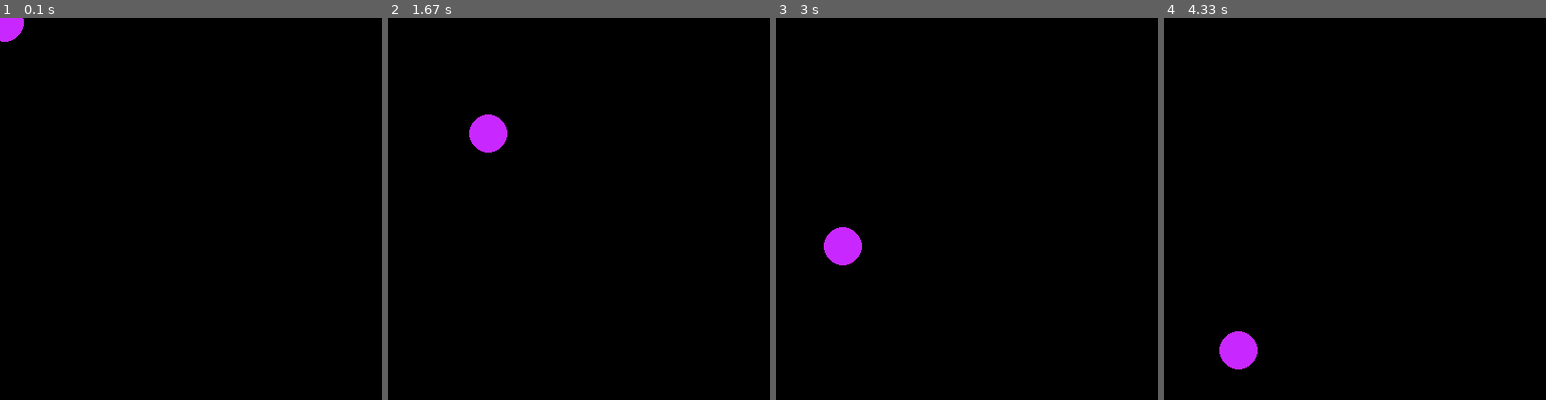
Above: before the commit, frames 1-4 (left to right).
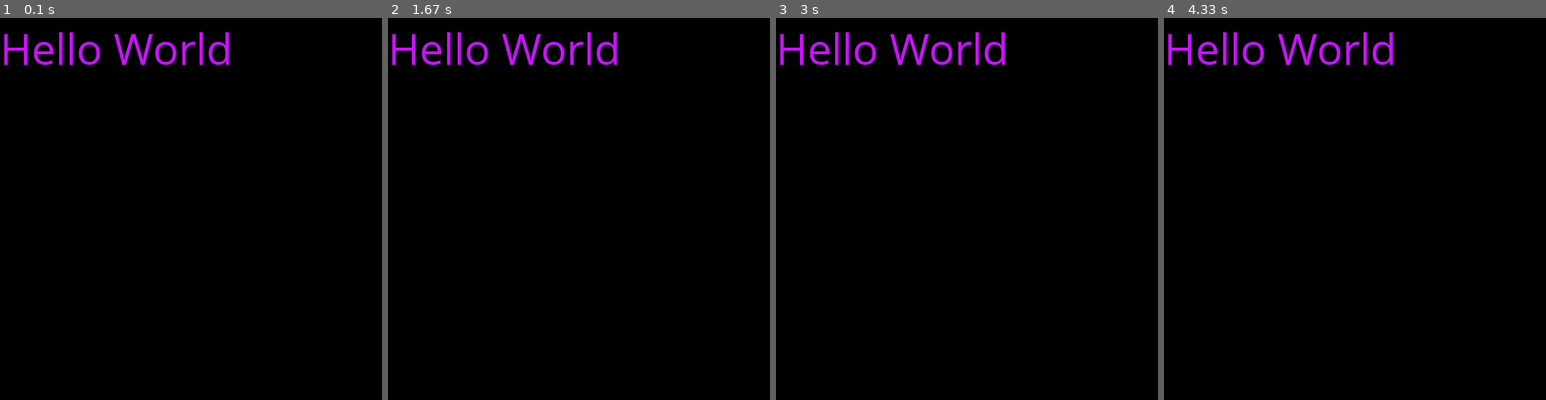
Above: after the commit, the same moments.

Repository: jgerstein/FinalProjectResources
Game: pygame game, started from examples/introductory/pygame-hello-world.py
Same seed, same stepped clock (60 frames per second), same inputs: the game is played once before the commit and once after it.
Inputs (mouse positions are in pixels of both pictures, inside the frame that each line leads up to):
- Up to frame 1 (0.1 s): no input
- Up to frame 2 (1.67 s): click (579, 209) at 0.38 s; click (617, 293) at 0.72 s; click (716, 342) at 1.05 s; click (487, 132) at 1.38 s
- Up to frame 3 (3 s): click (967, 254) at 1.72 s; click (913, 128) at 2.05 s; click (1100, 308) at 2.38 s; click (844, 247) at 2.72 s
- Up to frame 4 (4.33 s): click (1244, 132) at 3.05 s; click (1263, 277) at 3.38 s; click (1492, 296) at 3.72 s; click (1240, 350) at 4.05 s

The runs differ from the first frame. In frame 1, 2.0% of the frame differs, in the area x 0-60%, y 0-13%; in frame 2, 2.4%, in the area x 1-60%, y 3-36%; in frame 3, 2.4%; in frame 4, 2.4%.

Commit message:
finished hello world examples

Diff:
--- a/examples/pygame-hello-world.py
+++ b/examples/introductory/pygame-hello-world.py
@@ -2,6 +2,10 @@
 pygame.init()       # initialize all of pygame's submodules
 screen = pygame.display.set_mode((400, 400))    # create a surface called 'screen' and give it a size of 400x400
 running = True      # used to control while loop
+
+"""Setup for working with text"""
+my_font = pygame.font.SysFont("Comic Sans MS", 48)                    # choose a font. can be a list of fonts. pygame will fall back on the default font if none of your fonts can be found
+text_surface = my_font.render("Hello World", True, (200, 20, 255))    # render your text as a surface
 
 while running:      # main loop of program. will repeat until the window is closed
     """Below this line is a for loop for handling the event queue.
@@ -15,6 +19,6 @@
 
     """It's probably worth noting that we're still in the main loop here, but have left the for loop
     for the event queue. This will run on repeat, but won't repeat for each event."""
-    screen.fill((0,0,0))            # fill the display with black
-    pygame.draw.circle(screen, (200, 40, 255), pygame.mouse.get_pos(), 20)      # draw a circle on the display, in purple, at the mouse location, with a radius of 2-
-    pygame.display.flip()           # update the display
+    screen.fill((0,0,0))                # fill the display with black to clear it
+    screen.blit(text_surface, (0, 0))   # display the text on the screen
+    pygame.display.flip()               # update the display
--- a/examples/pygame-basic-example.py
+++ /dev/null
@@ -1,21 +0,0 @@
-import pygame       # import pygame module
-pygame.init()       # initialize all of pygame's submodules
-screen = pygame.display.set_mode((400, 400))    # create a surface called 'screen' and give it a size of 400x400
-running = True      # used to control while loop
-
-while running:      # main loop of program. will repeat until the window is closed
-    """Below this line is a for loop for handling the event queue.
-    The event queue takes every event (user interaction) that happens in the pygame window and
-    makes it available in order. the variable 'e' will be each event in order.
-    Anything that involves handling events should generally happen in here"""
-
-    for e in pygame.event.get():    # get each event in the event queue...
-        print(e)                    # ...and print that event
-        if e.type == pygame.QUIT:   # ...and if that event is QUIT...
-            running = False         # ...set running to False so the main loop ends
-
-    """It's probably worth noting that we're still in the main loop here, but have left the for loop
-    for the event queue. This will run on repeat, but won't repeat for each event."""
-    screen.fill((0,0,0))            # fill the display with black
-    pygame.draw.circle(screen, (200, 40, 255), pygame.mouse.get_pos(), 20)      # draw a circle on the display, in purple, at the mouse location, with a radius of 2-
-    pygame.display.flip()           # update the display
Renamed: examples/pygame-minimum.py -> examples/introductory/pygame-minimum.py
Renamed: examples/pyglet-hello-world.py -> examples/introductory/pyglet-hello-world.py
Renamed: examples/pyglet-minimum.py -> examples/introductory/pyglet-minimum.py
